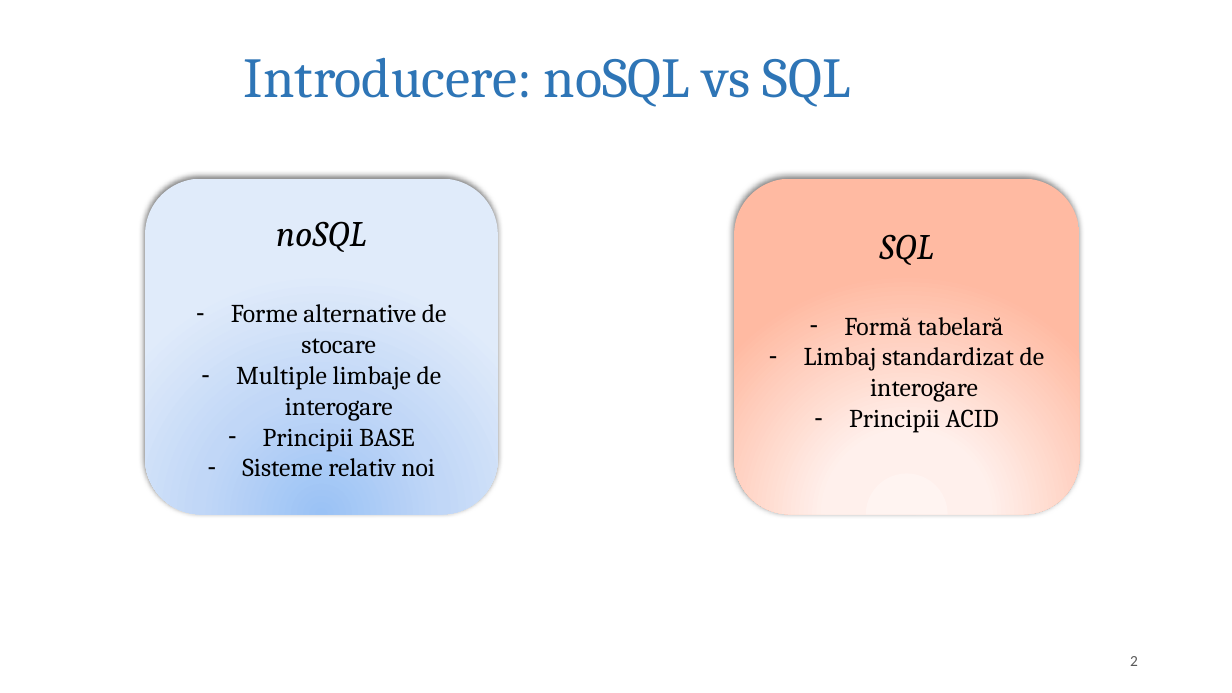
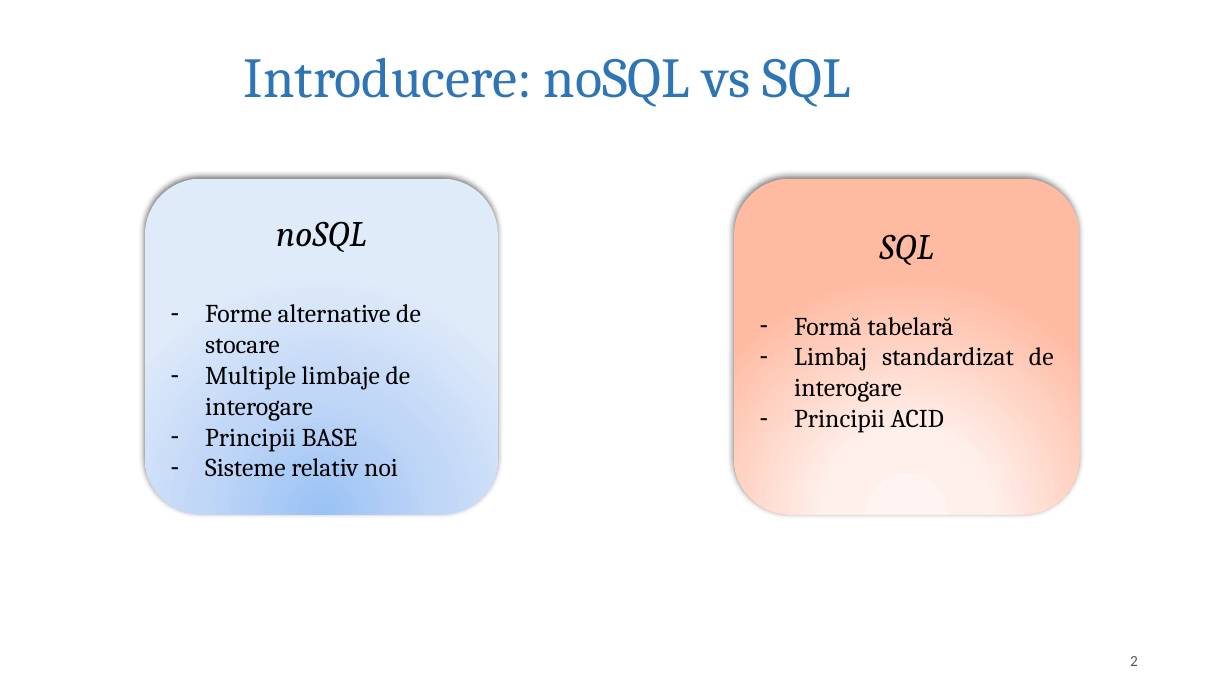
Before and after one commit to Elena-Lupu/GraphVsRDBMS_ArticleProject, a slide deck: slide 2 of Prezentare_LupuElena.pptx. Drawn at 1232x693 pixels with LibreOffice and Linux fonts; fonts in the diff are those of the drawing; background and template pictures are left out. Boxes give left, top, right and bottom in pixels: in the first picture for what was removed or moved away, otherwise in the second. Text is boxed around its words. In the diff, an @@ line names an element or a change of style, - is before the commit and + after.

```diff
--- a/Prezentare_LupuElena.pptx
+++ b/Prezentare_LupuElena.pptx
@@ text in rounded rectangle at [205,304,421,477]: alignment centre to left @@
@@ text in rounded rectangle at [794,317,1054,433]: alignment centre to justified @@
```
Also in this commit, not shown: 12 other slides changed, 1 other file.
